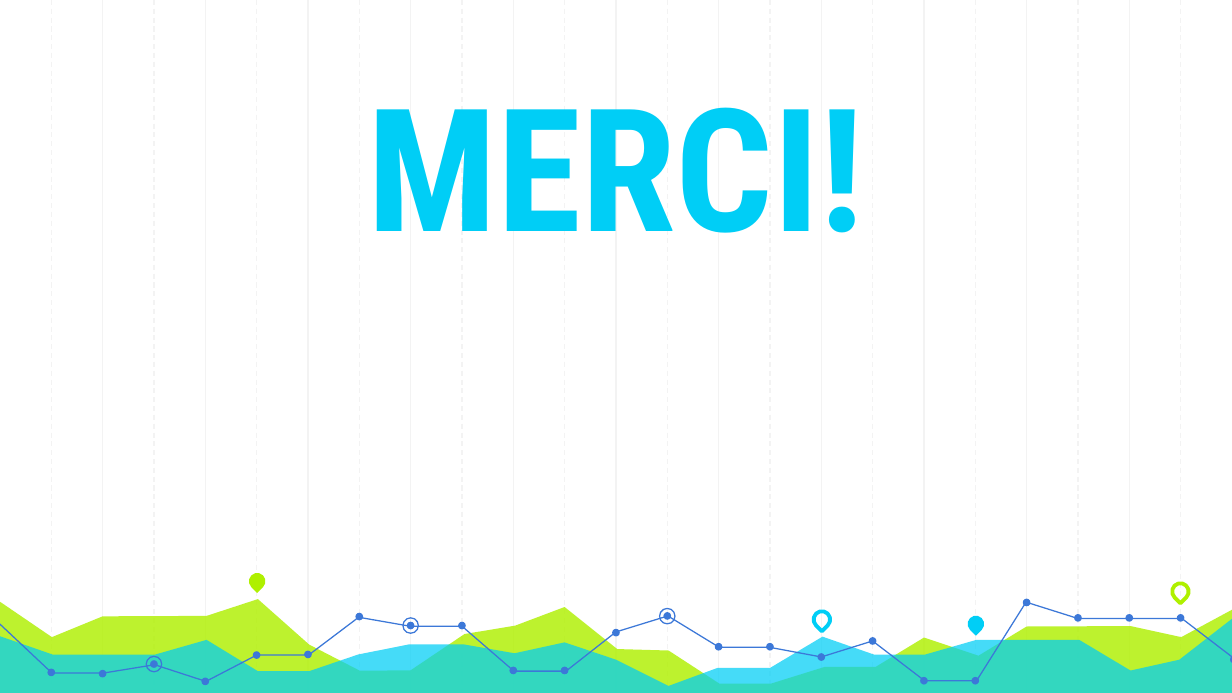
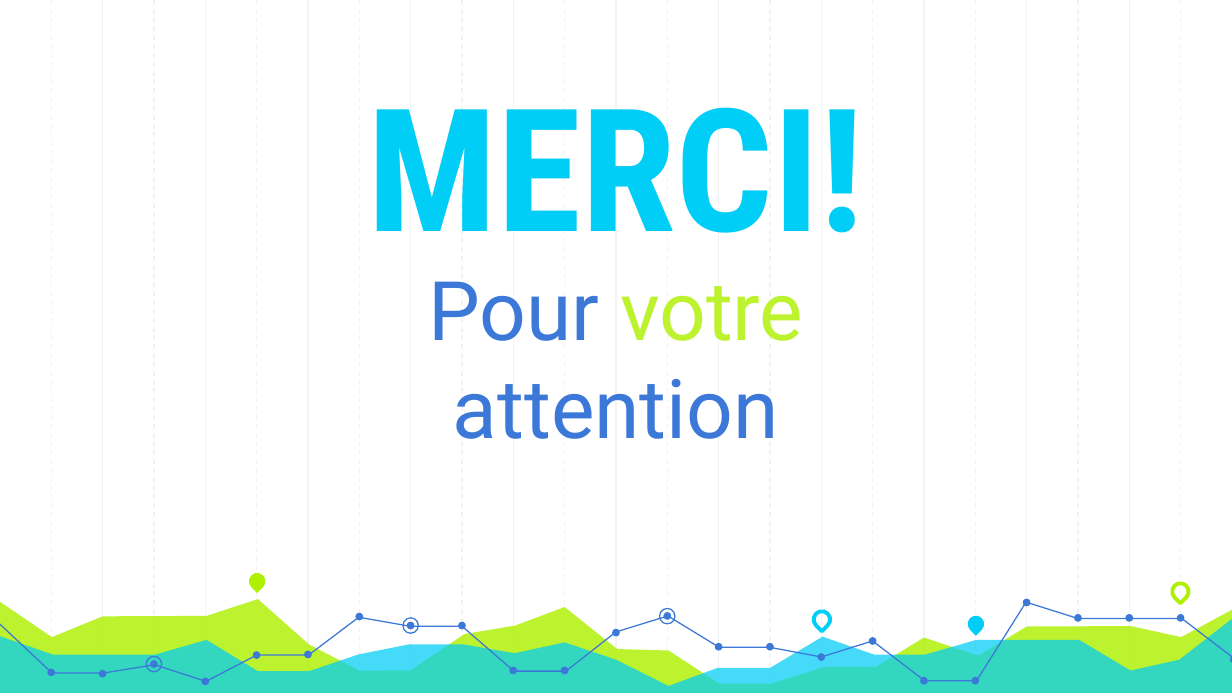
Before and after one commit to AzeddineZadir/docpfc, a slide deck: slide 24 of présentation licence 3.pptx. Drawn at 1232x693 pixels with LibreOffice and Linux fonts; fonts in the diff are those of the drawing. Boxes give left, top, right and bottom in pixels: in the first picture for what was removed or moved away, otherwise in the second. Text is boxed around its words. In the diff, an @@ line names an element or a change of style, - is before the commit and + after.

```diff
--- a/présentation licence 3.pptx
+++ b/présentation licence 3.pptx
@@ text added at bbox=[428, 281, 803, 439], 48 pt, text #3C78D8 @@
+Pour votre attention
```
Also in this commit, not shown: 5 other slides changed, 1 other file.
